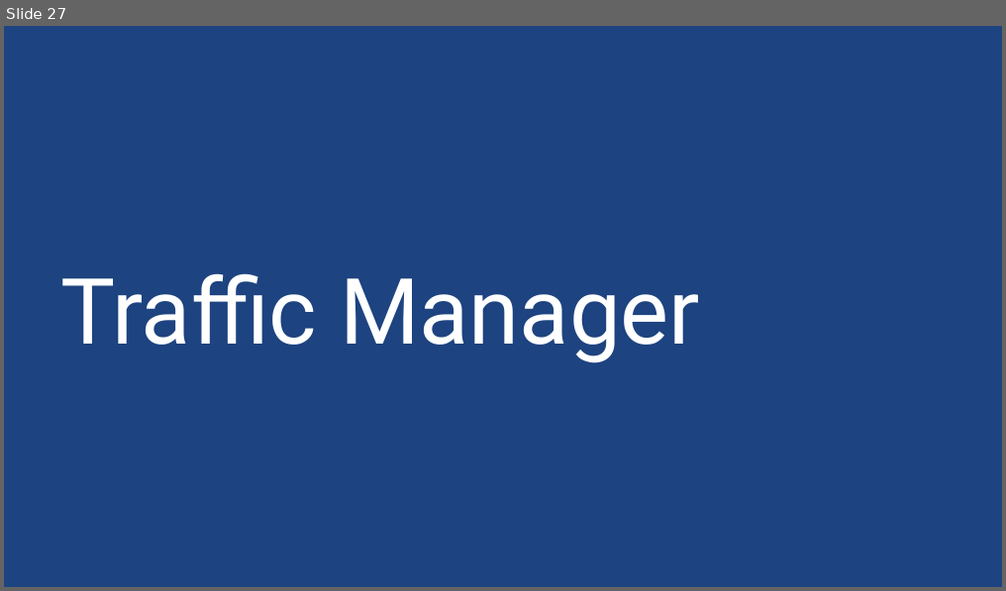
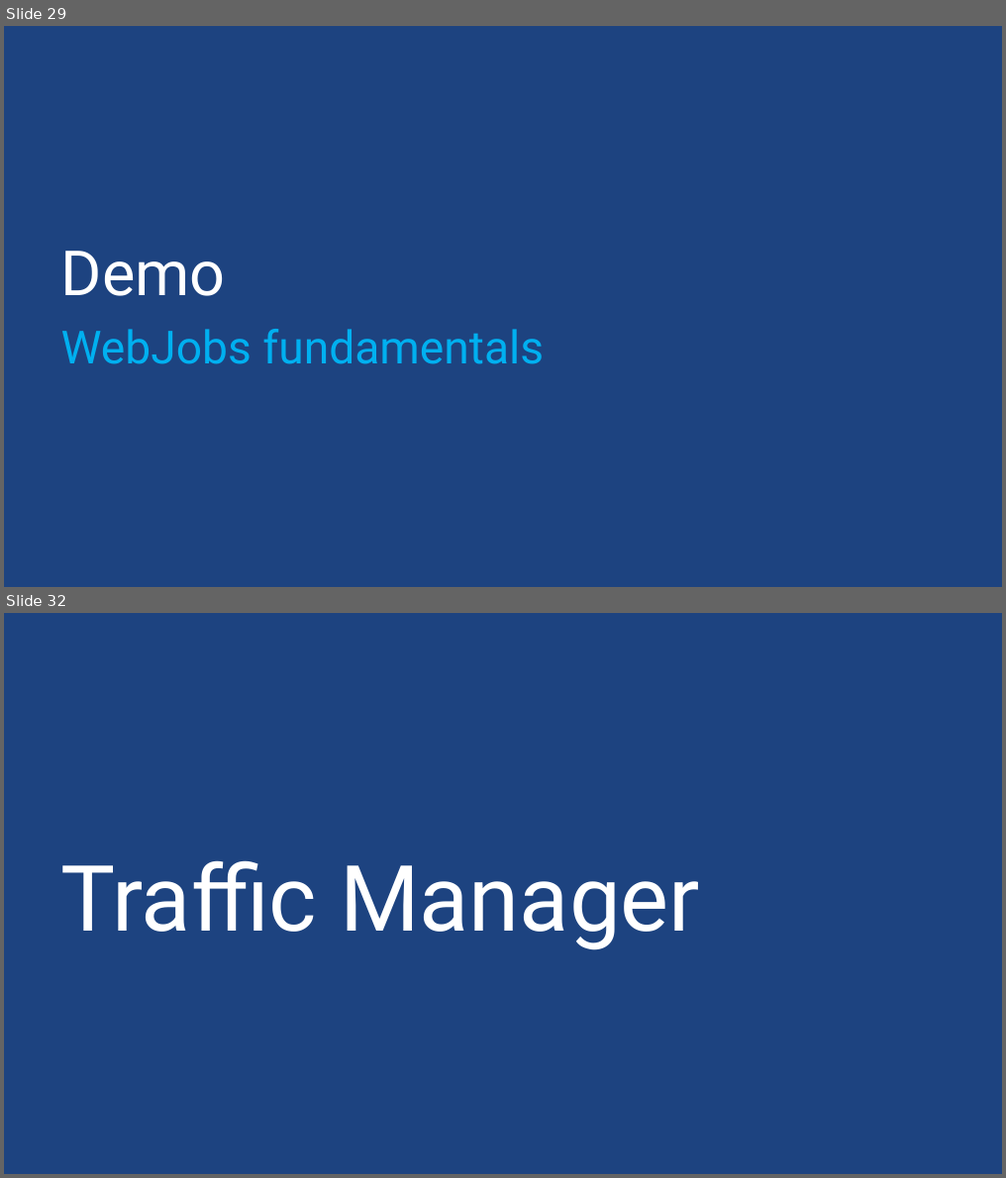
Before and after one commit to sack212/BasicAzureCamp, a slide deck: Web/Web.pptx. Shown one above the other, each under a label of ours: slide 27 before the commit, slides 29 and 32 after it; the slides between them are not shown. The pictures are 1006x591 and 1006x1178 pixels, drawn with LibreOffice and Linux fonts; fonts in the diff are those of the drawing; background and template pictures are left out. Boxes give left, top, right and bottom in pixels: in the first picture for what was removed or moved away, otherwise in the second. Text is boxed around its words. In the diff, an @@ line names an element or a change of style, - is before the commit and + after.

```diff
--- a/Web/Web.pptx
+++ b/Web/Web.pptx
@@ slide 29 added at <box>4,26,1002,587</box>, background picture (left out) @@
@@ title added at <box>61,251,226,296</box>, 60 pt, text #FFFFFF @@
+Demo
@@ subtitle added at <box>61,329,544,365</box>, 44 pt, text #00B0F0 @@
+WebJobs fundamentals
@@ what was slide 27 is now slide 32 @@
```
Also in this commit, not shown: 11 slides changed, 6 other slides added, 7 other files.
